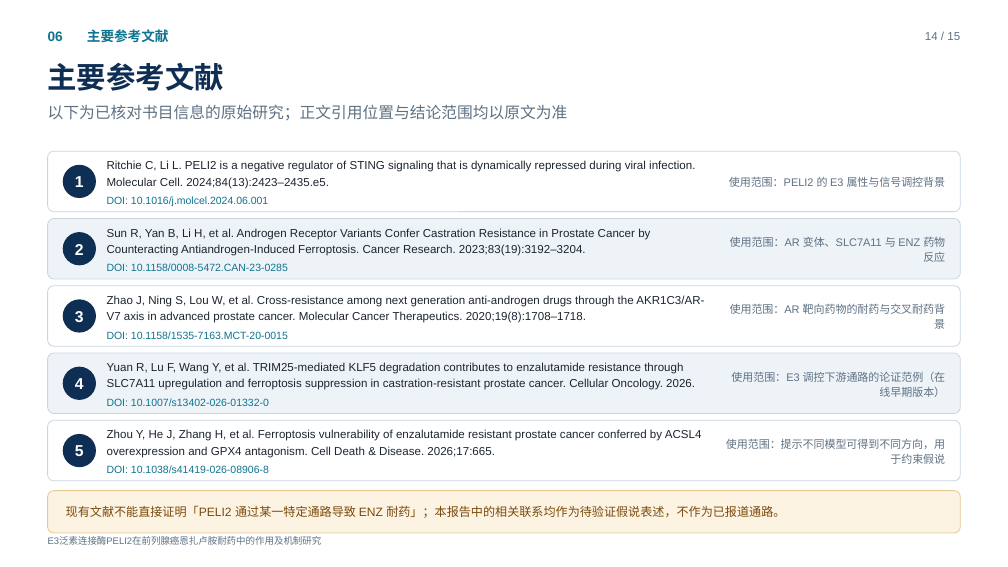
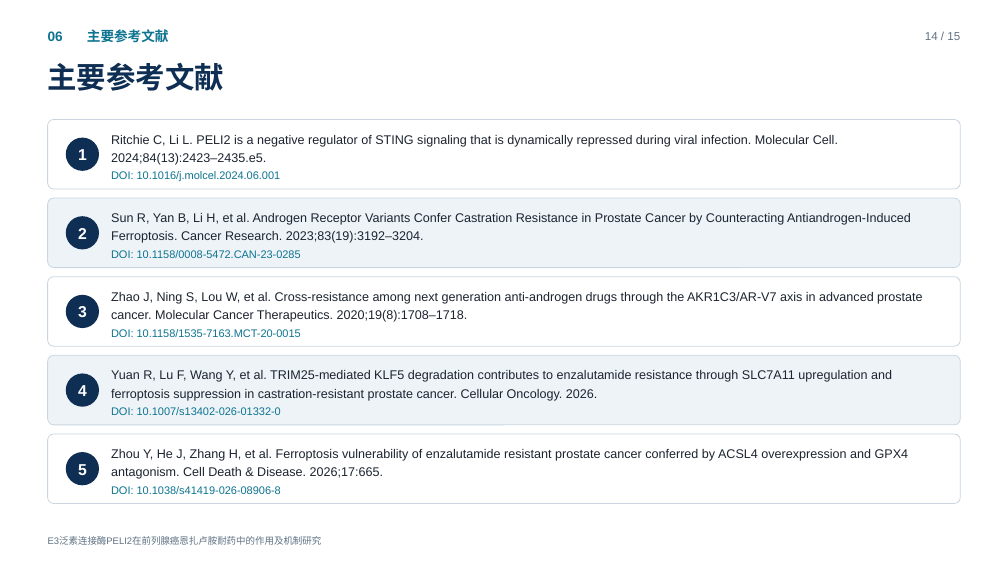
Before and after one commit to query11/test, a slide deck: slide 14 of PELI2开题/PELI2_开题报告.pptx. Drawn at 1008x567 pixels with LibreOffice and Linux fonts; fonts in the diff are those of the drawing. Boxes give left, top, right and bottom in pixels: in the first picture for what was removed or moved away, otherwise in the second. Text is boxed around its words. In the diff, an @@ line names an element or a change of style, - is before the commit and + after.

```diff
--- a/PELI2开题/PELI2_开题报告.pptx
+++ b/PELI2开题/PELI2_开题报告.pptx
@@ proportions changed in 5 elements at [48, 277, 960, 346], [48, 355, 960, 425], [48, 198, 960, 268], [48, 434, 960, 504], [48, 119, 960, 189] @@
@@ rounded rectangle: place and size @@
-rounded rectangle at [48, 151, 960, 212]
+rounded rectangle at [48, 119, 960, 189]
@@ text removed at [48, 105, 568, 121] @@
-以下为已核对书目信息的原始研究；正文引用位置与结论范围均以原文为准
@@ text "1": place and size @@
-text "1" at [75, 176, 84, 187]
+text "1" at [78, 149, 87, 160]
@@ ellipse: place and size @@
-ellipse at [63, 165, 96, 198]
+ellipse at [66, 138, 99, 171]
@@ size 11 to 12 pt; line spacing 1.18 to 1.2 in 5 elements at [111, 292, 922, 322], [111, 370, 892, 401], [111, 213, 911, 243], [111, 449, 909, 479], [111, 135, 838, 165] @@
@@ text "Ritchie C, Li L. PELI2 ...": place and size @@
-text "Ritchie C, Li L. PELI2 ..." at [107, 160, 695, 189]
+text "Ritchie C, Li L. PELI2 ..." at [111, 135, 838, 165]
@@ size 10 to 10.5 pt in 5 elements at [111, 329, 301, 337], [111, 407, 281, 415], [111, 250, 301, 258], [111, 486, 281, 494], [111, 171, 281, 182] @@
@@ text "DOI: 10.1016/j.molcel.2024.06.001": place and size @@
-text "DOI: 10.1016/j.molcel.2024.06.001" at [107, 196, 268, 206]
+text "DOI: 10.1016/j.molcel.2024.06.001" at [111, 171, 281, 182]
@@ text removed at [729, 177, 946, 187] @@
-使用范围：PELI2 的 E3 属性与信号调控背景
@@ rounded rectangle: place and size @@
-rounded rectangle at [48, 219, 960, 279]
+rounded rectangle at [48, 198, 960, 268]
@@ text "Sun R, Yan B, Li ...": place and size @@
-text "Sun R, Yan B, Li ..." at [107, 228, 650, 256]
+text "Sun R, Yan B, Li ..." at [111, 213, 911, 243]
@@ text "2": place and size @@
-text "2" at [75, 244, 84, 255]
+text "2" at [78, 228, 87, 239]
@@ ellipse: place and size @@
-ellipse at [63, 232, 96, 265]
+ellipse at [66, 216, 99, 250]
@@ text removed at [730, 237, 945, 262] @@
-使用范围：AR 变体、SLC7A11 与 ENZ 药物反应
@@ text "DOI: 10.1158/0008-5472.CAN-23-0285": place and size @@
-text "DOI: 10.1158/0008-5472.CAN-23-0285" at [107, 263, 288, 271]
+text "DOI: 10.1158/0008-5472.CAN-23-0285" at [111, 250, 301, 258]
@@ rounded rectangle: place and size @@
-rounded rectangle at [48, 286, 960, 346]
+rounded rectangle at [48, 277, 960, 346]
@@ text "3": place and size @@
-text "3" at [75, 311, 84, 322]
+text "3" at [78, 306, 87, 317]
@@ ellipse: place and size @@
-ellipse at [63, 299, 96, 333]
+ellipse at [66, 295, 99, 328]
@@ text removed at [730, 304, 946, 329] @@
-使用范围：AR 靶向药物的耐药与交叉耐药背景
@@ rounded rectangle: place and size @@
-rounded rectangle at [48, 353, 960, 414]
+rounded rectangle at [48, 355, 960, 425]
@@ text "4": place and size @@
-text "4" at [75, 378, 84, 389]
+text "4" at [78, 385, 87, 396]
@@ ellipse: place and size @@
-ellipse at [63, 367, 96, 400]
+ellipse at [66, 374, 99, 407]
@@ text removed at [731, 372, 946, 397] @@
-使用范围：E3 调控下游通路的论证范例（在线早期版本）
@@ text "DOI: 10.1007/s13402-026-01332-0": place and size @@
-text "DOI: 10.1007/s13402-026-01332-0" at [107, 398, 269, 406]
+text "DOI: 10.1007/s13402-026-01332-0" at [111, 407, 281, 415]
@@ rounded rectangle: place and size @@
-rounded rectangle at [48, 420, 960, 481]
+rounded rectangle at [48, 434, 960, 504]
@@ text "Zhou Y, He J, Zhang ...": place and size @@
-text "Zhou Y, He J, Zhang ..." at [107, 429, 702, 458]
+text "Zhou Y, He J, Zhang ..." at [111, 449, 909, 479]
@@ text removed at [726, 439, 945, 464] @@
-使用范围：提示不同模型可得到不同方向，用于约束假说
@@ text "5": place and size @@
-text "5" at [75, 445, 84, 456]
+text "5" at [78, 464, 87, 475]
@@ ellipse: place and size @@
-ellipse at [63, 434, 96, 467]
+ellipse at [66, 452, 99, 485]
@@ rounded rectangle removed at [48, 491, 960, 533] @@
@@ text removed at [66, 505, 785, 518] @@
-现有文献不能直接证明「PELI2 通过某一特定通路导致 ENZ 耐药」；本报告中的相关联系均作为待验证假说表述，不作为已报道通路。
@@ text "DOI: 10.1038/s41419-026-08906-8": place and size @@
-text "DOI: 10.1038/s41419-026-08906-8" at [107, 465, 269, 473]
+text "DOI: 10.1038/s41419-026-08906-8" at [111, 486, 281, 494]
```
Also in this commit, not shown: 7 other slides changed, 7 slides added, 7 slides removed, 2 other files.
